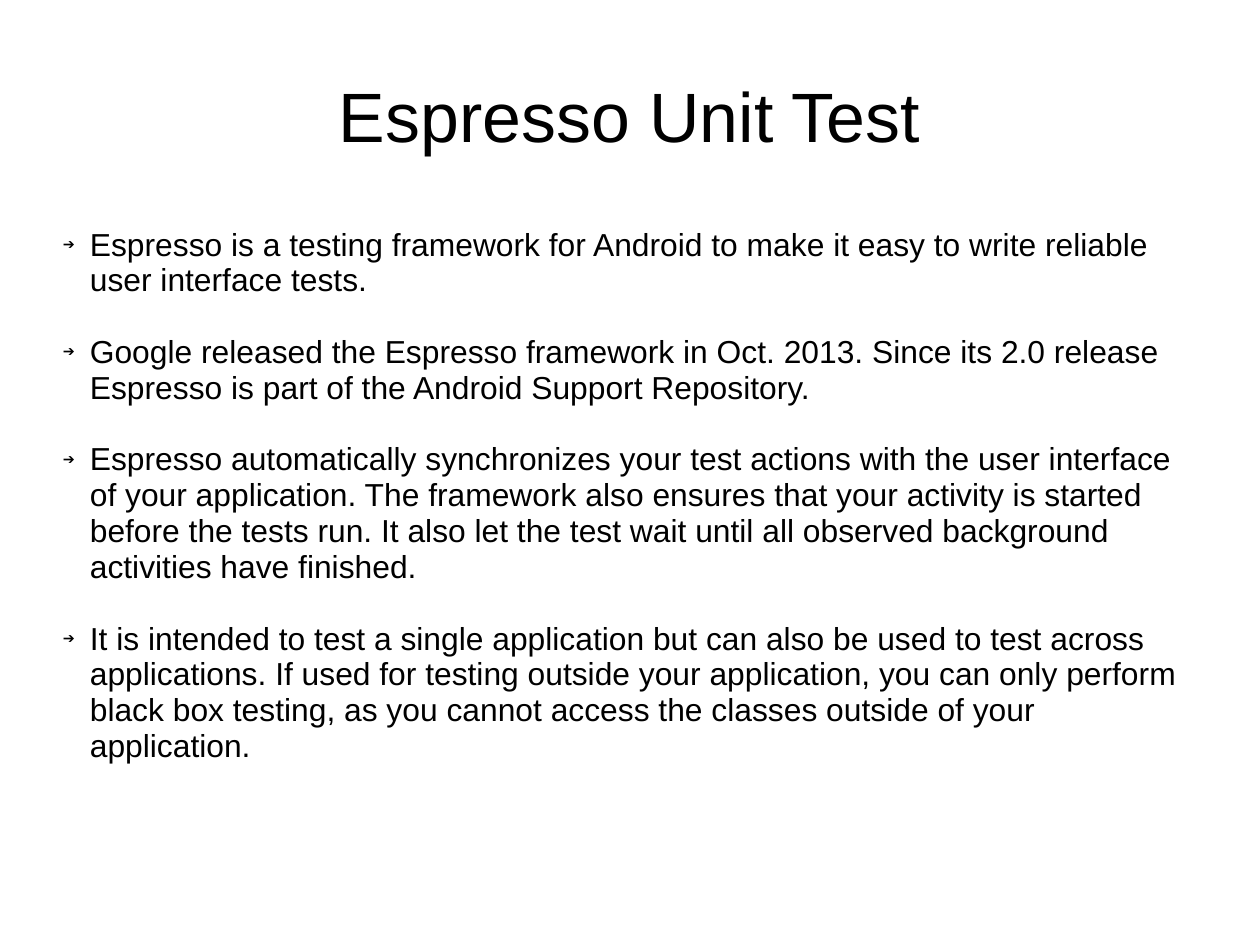
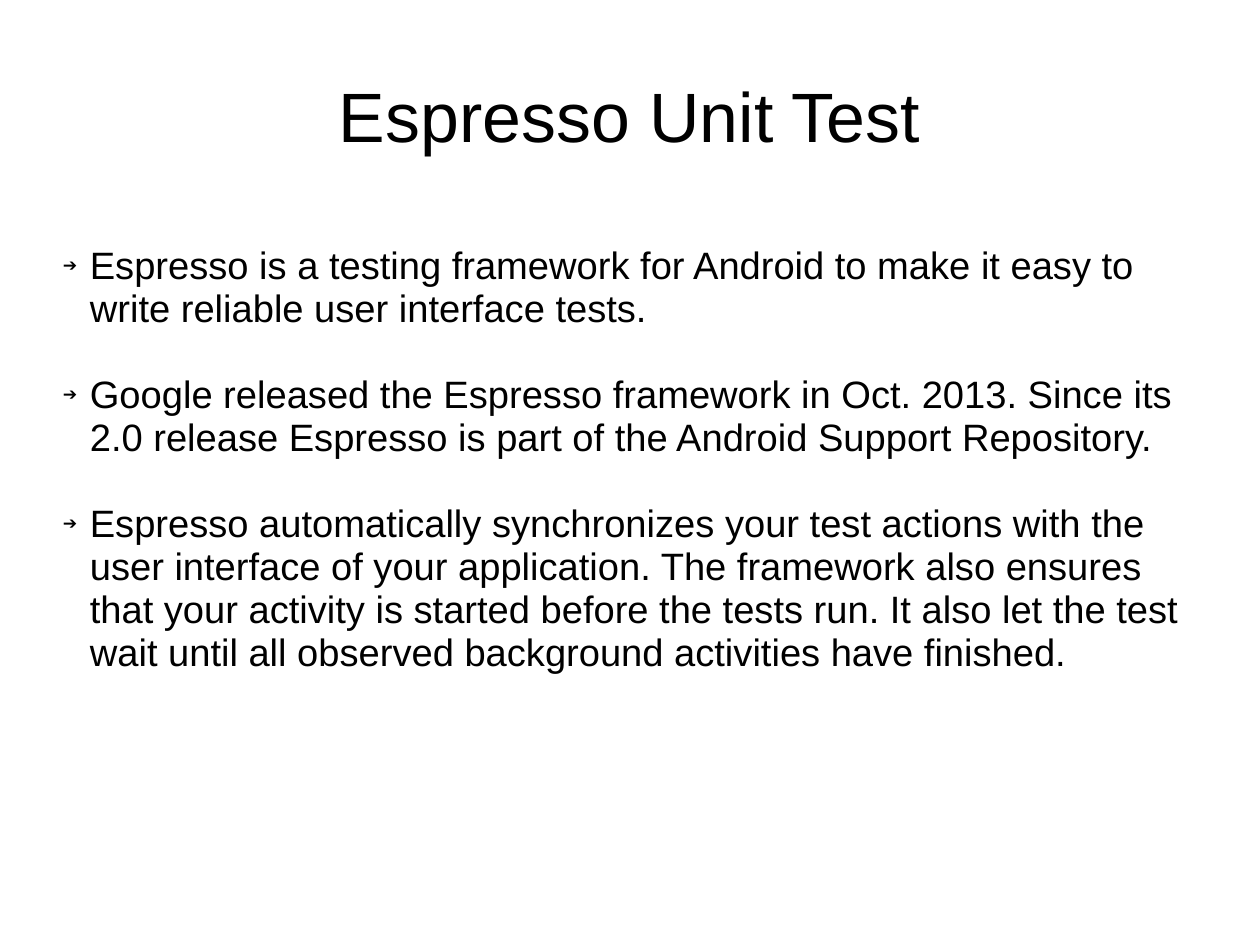
Before and after one commit to prasannakumark/DemoUnitTestCases, a slide deck: slide 3 of DemoUnitTest/Espresso1.ppt (slide 1 before the commit). Drawn at 1260x945 pixels with LibreOffice and Linux fonts; fonts in the diff are those of the drawing. Boxes give left, top, right and bottom in pixels: in the first picture for what was removed or moved away, otherwise in the second. Text is boxed around its words. In the diff, an @@ line names an element or a change of style, - is before the commit and + after.

Commit message:
PPT update

```diff
--- a/DemoUnitTest/Espresso1.ppt
+++ b/DemoUnitTest/Espresso1.ppt
@@ subtitle "Espresso is a testing framework ..." at (90, 251, 1177, 674): size 20 to 24 pt @@
@@ subtitle at (90, 627, 1175, 763): paragraph removed @@
-➔ It is intended to test a single application but can also be used to test across applications. If used for testing outside your application, you can only perform black box testing, as you cannot access the classes outside of your application.
```
Also in this commit, not shown: 2 slides added.
